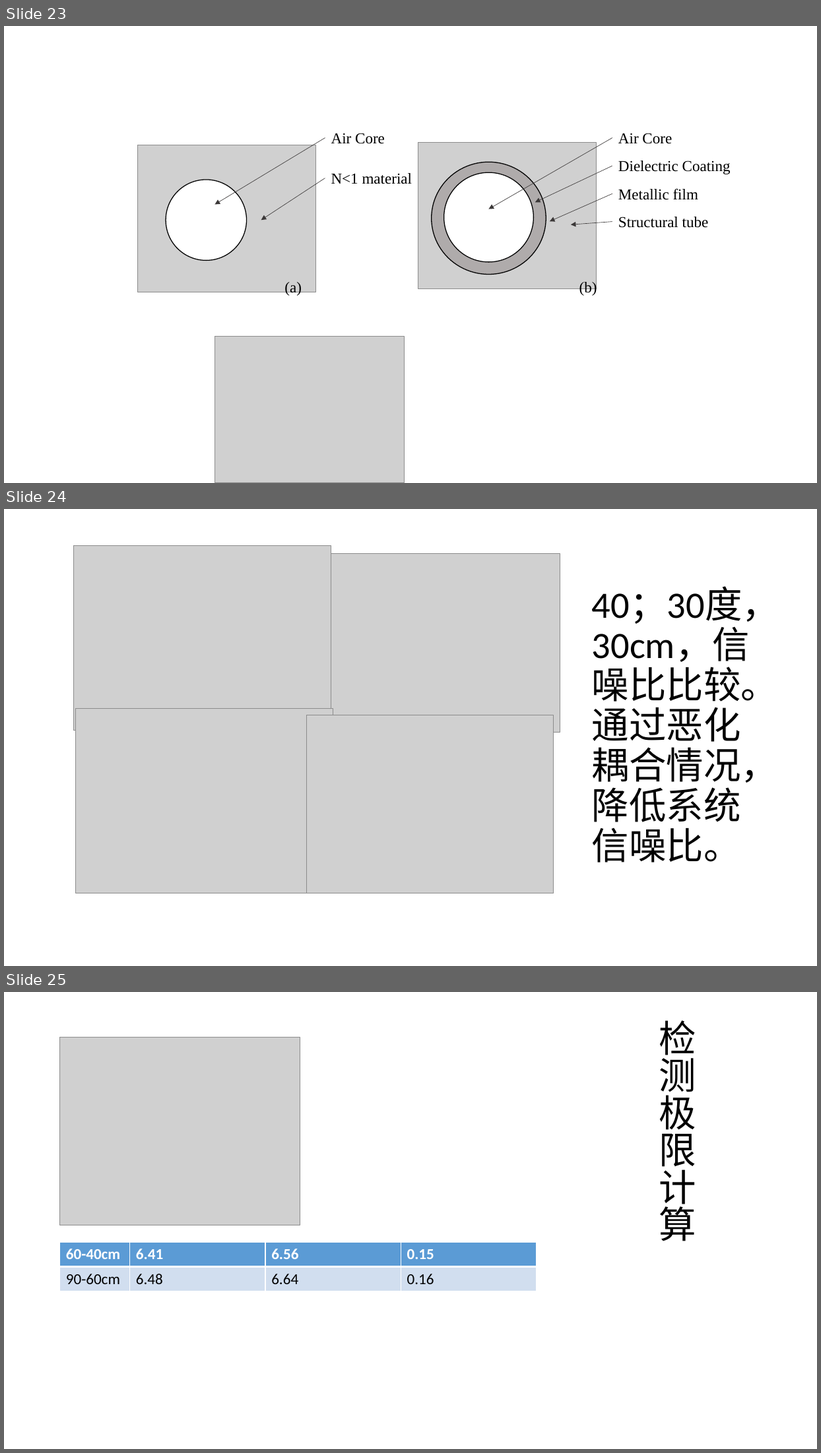
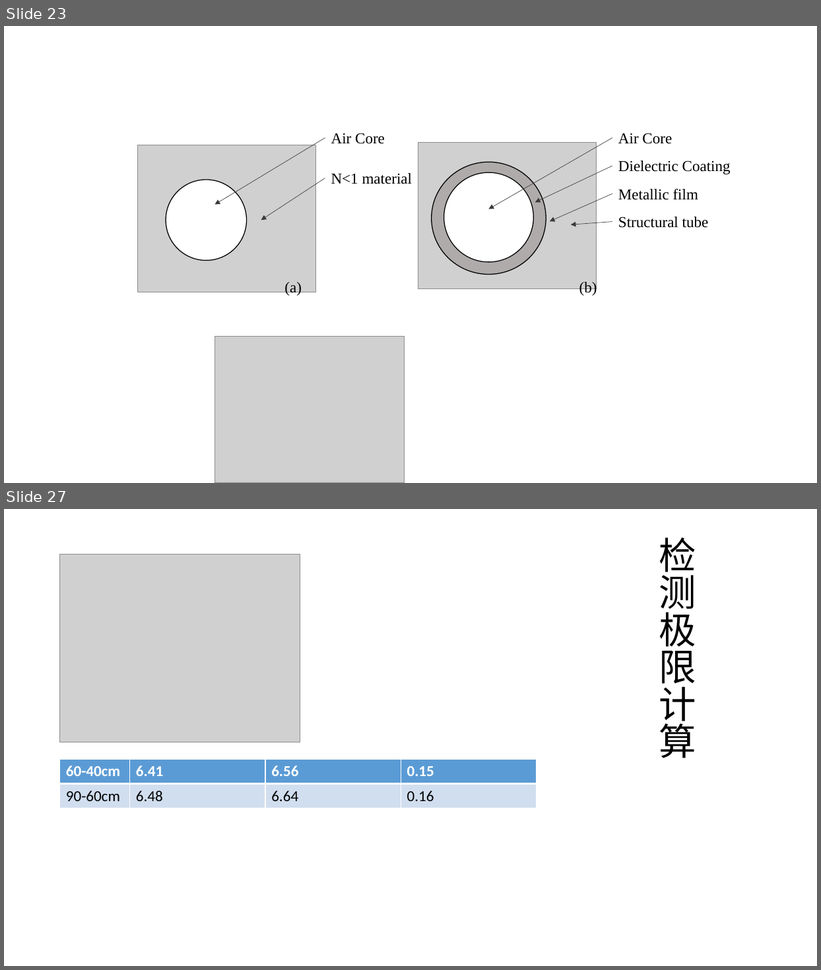
Before and after one commit to alwee021/CV, a slide deck: 毕业论文/论文用图.pptx. Shown one above the other, each under a label of ours: slides 23, 24 and 25 before the commit, slides 23 and 27 after it; the slides between them are not shown. The pictures are 821x1453 and 821x970 pixels, drawn with LibreOffice and Linux fonts; fonts in the diff are those of the drawing; grey boxes stand for pictures. Boxes give left, top, right and bottom in pixels: in the first picture for what was removed or moved away, otherwise in the second. Text is boxed around its words. In the diff, an @@ line names an element or a change of style, - is before the commit and + after.

```diff
--- a/毕业论文/论文用图.pptx
+++ b/毕业论文/论文用图.pptx
@@ slide 24 removed at (4, 509, 817, 966), background #FFFFFF @@
@@ picture removed at (73, 545, 331, 730) @@
@@ picture removed at (313, 553, 560, 732) @@
@@ title removed at (592, 587, 780, 863) @@
-40；30度，30cm，信噪比比较。通过恶化耦合情况，降低系统信噪比。
@@ picture removed at (76, 709, 333, 894) @@
@@ picture removed at (306, 715, 554, 894) @@
@@ what was slide 25 is now slide 27 @@
```
Also in this commit, not shown: 1 slide changed, 7 slides added, 11 other files.
